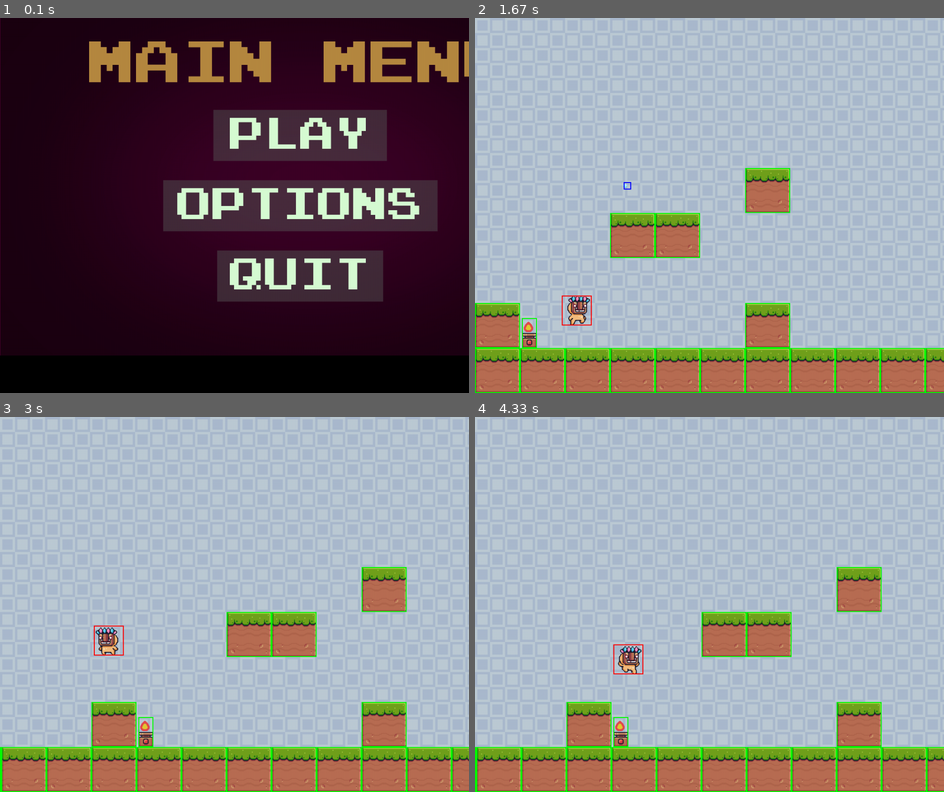
Above: before the commit, frames 1-4 (two rows, left to right).
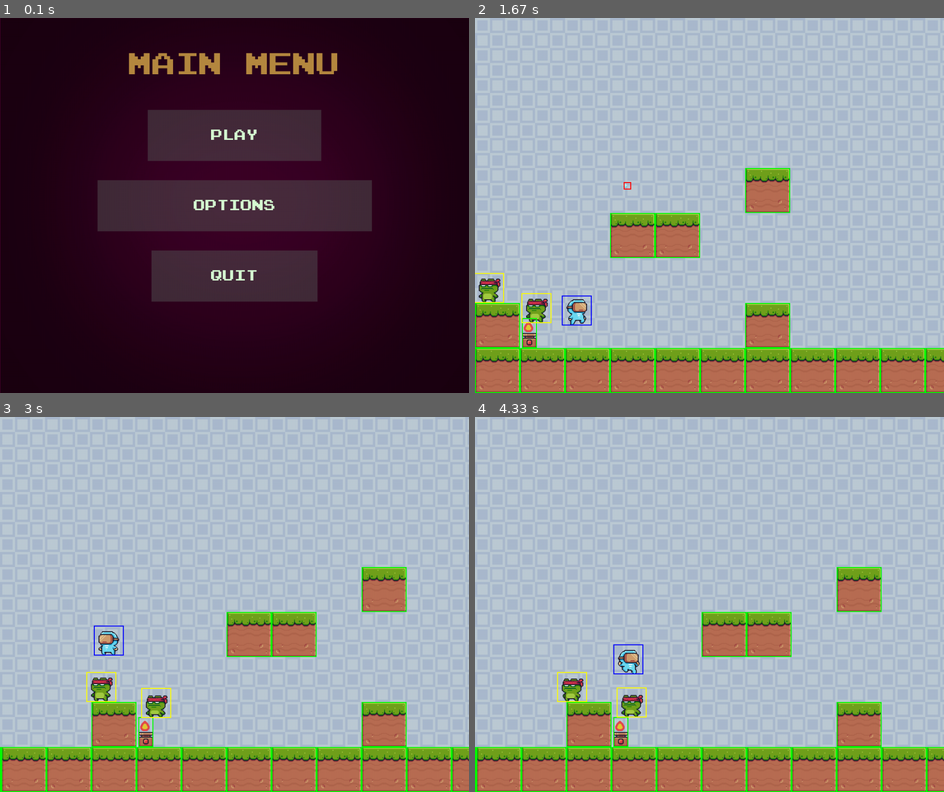
Above: after the commit, the same moments.

Repository: AlexFedczuk/Juego_con_Pygame
Game: pygame game, started from main.py
Same seed, same stepped clock (60 frames per second), same inputs: the game is played once before the commit and once after it.
Inputs (mouse positions are in pixels of both pictures, inside the frame that each line leads up to):
- Up to frame 1 (0.1 s): no input
- Up to frame 2 (1.67 s): click "PLAY" at 0.38 s; hold D 0.67-1.13 s; move the mouse to (690, 220) at 0.7 s; click (709, 231) at 1.22 s; hold D from 1.5 s (still down); tap Space at 1.57 s
- Up to frame 3 (3 s): tap Space at 1.87, 2.07, 2.37, 2.63, 2.93 s; release D at 1.97 s; hold A 2-2.53 s; hold A 2.57-2.97 s
- Up to frame 4 (4.33 s): hold D 3-3.63 s; tap Space at 3.07, 3.37, 3.73, 4.03, 4.23 s; hold A 3.67-4.13 s; hold D from 4.17 s (still down)

The runs differ from the first frame. In frame 1, 30% of the frame differs, in the area x 0-100%, y 6-100%; in frame 2, 1.0%; in frame 3, 1.0%; in frame 4, 1.0%.

Commit message:
good and bad

Diff:
--- /dev/null
+++ b/class_enemie.py
@@ -0,0 +1,100 @@
+import pygame
+
+from constants import ANIMATION_DELAY, GRAVITY
+from class_proyectile import Proyectile
+
+class Enemie(pygame.sprite.Sprite):
+    def __init__(self, x, y, width, height, load_sprite_sheets, proyectile_image_path:str) -> None:
+        super().__init__()
+        self.rect = pygame.Rect(x, y, width, height)
+        self.x_vel = 0
+        self.y_vel = 0
+        self.mask = None
+        self.direction = "left"
+        self.animation_count = 0
+        self.fall_count = 0
+        self.SPRITES = load_sprite_sheets
+        self.ANIMATION_DELAY = ANIMATION_DELAY
+        self.hit = False
+        self.hit_count = 0
+        self.proyectiles_shooted = []
+        self.proyectile_image_path = proyectile_image_path
+
+    def move(self, dx, dy):
+        self.rect.x += dx
+        self.rect.y += dy
+
+    def move_left(self, vel):
+        self.x_vel = -vel
+        if self.direction != "left":
+            self.direction = "left"
+            self.animation_count = 0
+
+    def move_right(self, vel):
+        self.x_vel = vel
+        if self.direction != "right":
+            self.direction = "right"
+            self.animation_count = 0
+
+    def jump(self):
+        self.y_vel = -GRAVITY * 8 #Puede que esto no funcione...
+        self.animation_count = 0
+        self.jump_count += 1
+        if self.jump_count == 1:
+            self.fall_count = 0
+
+    def make_hit(self):
+        self.hit = True
+        self.hit_count = 0
+
+    def loop(self, fps):
+        self.y_vel += min(1, (self.fall_count / fps) * GRAVITY) # Esto es para simular una gravedad/aceleracion "realista".
+        self.move(self.x_vel, self.y_vel)
+
+        if self.hit:
+            self.hit_count += 1
+        if self.hit_count > fps * 2:
+            self.hit = False
+            self.hit_count = 0
+
+        self.fall_count += 1
+        self.update_sprite()
+
+    def landed(self):
+        self.fall_count = 0
+        self.y_vel = 0
+        self.jump_count = 0
+
+    def hit_head(self):
+        self.count = 0
+        self.y_vel *= -1
+
+    def update_sprite(self) -> None:
+        sprite_sheet = "idle"
+
+        if self.hit:
+            sprite_sheet = "hit"
+        elif self.y_vel < 0:
+            if self.jump_count == 1:
+                sprite_sheet = "jump"
+        elif self.y_vel > GRAVITY * 2:
+            sprite_sheet = "fall"
+        elif self.x_vel != 0:
+            sprite_sheet = "run"
+
+        sprite_sheet_name = sprite_sheet + "_" + self.direction
+        sprites = self.SPRITES[sprite_sheet_name]
+        sprite_index = (self.animation_count // self.ANIMATION_DELAY) % len(sprites)
+        self.sprite = sprites[sprite_index]
+        self.animation_count += 1
+        self.update()
+
+    def update(self):
+        self.rect =  self.sprite.get_rect(topleft=(self.rect.x, self.rect.y))
+        self.mask = pygame.mask.from_surface(self.sprite)
+
+    def draw(self, win:pygame.Surface, offset_x:int):
+        win.blit(self.sprite, (self.rect.x - offset_x, self.rect.y))
+
+    def create_proyectile(self, image_path:str, direction:str):
+        return Proyectile(self.rect.x + 50, self.rect.y + 30, image_path, direction)
--- a/constants.py
+++ b/constants.py
@@ -4,6 +4,7 @@
 COLOR = (255, 0, 0)
 FPS = 60
 PLAYER_VEL = 5
+ENEMIE_VEL = 1
 GRAVITY = 1
 ANIMATION_DELAY = 4
 # Velocidad del proyectile
@@ -15,6 +16,6 @@
 WIDTH = 1000
 HEIGHT = 800
 WINDOW = pygame.display.set_mode((WIDTH, HEIGHT))
-BACK_GROUND_IMAGE = pygame.image.load(r"assets\Background.png")
+BACK_GROUND_IMAGE = pygame.transform.scale(pygame.image.load(r"assets\Background.png"), (WIDTH, HEIGHT))
 # Fuentes
 FONT_PATH = r"assets\font.ttf"
--- a/controller_game.py
+++ b/controller_game.py
@@ -5,9 +5,10 @@
 from class_player import Player
 from classe_block import Block
 from class_fire import Fire
+from class_enemie import Enemie
 
 def controller_play_game():
-    pygame.display.set_caption("Juego en desarrollo...")
+    pygame.display.set_caption("Juego en desarrollo... - Juego")
 
     window = pygame.display.set_mode((WIDTH, HEIGHT))
 
@@ -18,14 +19,18 @@
     scroll_area_width = 200
 
     # Objetos
-    player = Player(0, 0, 50, 50, load_sprite_sheets("MainCharacters", "MaskDude", 32, 32, True), r"assets\Traps\Sand Mud Ice\Ice Particle.png")
+    player = Player(0, 0, 50, 50, load_sprite_sheets("Player", "VirtualGuy", 32, 32, True), r"assets\Traps\Sand Mud Ice\Ice Particle.png")
+    enemies = [
+        Enemie(0, 0, 50, 50, load_sprite_sheets("Enemies", "NinjaFrog", 32, 32, True), r"assets\Traps\Sand Mud Ice\Mud Particle.png"),
+        Enemie(100, 0, 50, 50, load_sprite_sheets("Enemies", "NinjaFrog", 32, 32, True), r"assets\Traps\Sand Mud Ice\Mud Particle.png")
+    ]
     # blocks = [Block(0, HEIGHT - block_size, block_size, get_block)]
     block_size = 96
     floor = [Block(i * block_size, HEIGHT - block_size, block_size, get_block) for i in range(-WIDTH // block_size, WIDTH * 2 // block_size)]
     fire = Fire(100, HEIGHT - block_size - 64, 16, 32, load_sprite_sheets)
     fire.on()
     objects = [
-    *floor,
+        *floor,
         Block(0, HEIGHT - block_size * 2, block_size, get_block),
         Block(block_size * 6, HEIGHT - block_size * 2, block_size, get_block),
         Block(block_size * 3, HEIGHT - block_size * 4, block_size, get_block),
@@ -50,12 +55,14 @@
                 player.proyectiles_shooted.append(player.create_proyectile(player.proyectile_image_path, player.direction))
 
         player.loop(FPS)
+        for enemie in enemies:
+            enemie.loop(FPS)
         fire.loop()
-        handle_move(player, objects)
-        draw(window, background, bg_image, player, objects, offset_x, proyectile)
+        handle_move(player, objects, enemies)
+        draw(window, background, bg_image, player, objects, offset_x, enemies)
 
         offset_x = scroll_screen(player, offset_x, scroll_area_width)
 
-        draw_rectangle(window, player, objects, offset_x)
+        draw_rectangle(window, player, objects, enemies, offset_x)
         #print(f"Posicion x del jugador: {player.rect.x}") # Izq. maximo deberia ser -1055. Der. maximo deberia ser 1855.
         pygame.display.update()
--- a/controller_main_menu.py
+++ b/controller_main_menu.py
@@ -1,6 +1,6 @@
 import pygame
 
-from constants import WINDOW, BACK_GROUND_IMAGE, FONT_PATH
+from constants import WINDOW, BACK_GROUND_IMAGE, FONT_PATH, WIDTH
 from colors import LIGHT_BROWN, SUPER_LIGHT_GREEN, WHITE
 from funtions import get_font
 from class_button import Button
@@ -10,16 +10,18 @@
 def controller_main_menu():
     running = True
     while running:
+        pygame.display.set_caption("Juego en desarrollo... - Menu principal")
+
         WINDOW.blit(BACK_GROUND_IMAGE, (0, 0))
 
         mouse_position_main_menu = pygame.mouse.get_pos()
 
-        MAIN_MENU_TEXT = get_font(FONT_PATH, 100).render("MAIN MENU", True, LIGHT_BROWN)
-        MENU_RECT = MAIN_MENU_TEXT.get_rect(center=(640, 100))
+        MAIN_MENU_TEXT = get_font(FONT_PATH, 50).render("MAIN MENU", True, LIGHT_BROWN)
+        MENU_RECT = MAIN_MENU_TEXT.get_rect(center=(WIDTH/2, 100))
 
-        PLAY_BUTTON = Button(pygame.image.load(r"assets\Play Rect.png"), 640, 250, "PLAY", get_font(FONT_PATH, 75), SUPER_LIGHT_GREEN, WHITE)
-        OPTIONS_BUTTON = Button(pygame.image.load(r"assets\Options Rect.png"), 640, 400, "OPTIONS", get_font(FONT_PATH, 75), SUPER_LIGHT_GREEN, WHITE)
-        QUIT_BUTTON = Button(pygame.image.load(r"assets\Quit Rect.png"), 640, 550, "QUIT", get_font(FONT_PATH, 75), SUPER_LIGHT_GREEN, WHITE)
+        PLAY_BUTTON = Button(pygame.image.load(r"assets\Play Rect.png"), WIDTH/2, 250, "PLAY", get_font(FONT_PATH, 25), SUPER_LIGHT_GREEN, WHITE)
+        OPTIONS_BUTTON = Button(pygame.image.load(r"assets\Options Rect.png"), WIDTH/2, 400, "OPTIONS", get_font(FONT_PATH, 25), SUPER_LIGHT_GREEN, WHITE)
+        QUIT_BUTTON = Button(pygame.image.load(r"assets\Quit Rect.png"), WIDTH/2, 550, "QUIT", get_font(FONT_PATH, 25), SUPER_LIGHT_GREEN, WHITE)
 
         WINDOW.blit(MAIN_MENU_TEXT, MENU_RECT)
 
@@ -36,5 +38,6 @@
                 if OPTIONS_BUTTON.checkForInput(mouse_position_main_menu):
                     controller_options_menu()
                 if QUIT_BUTTON.checkForInput(mouse_position_main_menu):
+                    print("Cerrando juego.")
                     running = False
         pygame.display.update()
--- a/controller_option.py
+++ b/controller_option.py
@@ -1,22 +1,24 @@
 import pygame, sys
 
-from constants import WINDOW, FONT_PATH
-from colors import WHITE, BLACK
+from constants import WINDOW, FONT_PATH, WIDTH
+from colors import WHITE, BLACK, GREEN
 from funtions import get_font
 from class_button import Button
 
 def controller_options_menu():
+    pygame.display.set_caption("Juego en desarrollo... - Menu de Opciones")
+
     running = True
     while running:
             options_mouse_position = pygame.mouse.get_pos()
 
             WINDOW.fill(WHITE)
 
-            OPTIONS_TEXT_FONT = get_font(FONT_PATH, 45).render("This is the OPTIONS screen.", True, BLACK)
-            OPTIONS_RECT = OPTIONS_TEXT_FONT.get_rect(center=(640, 260))
+            OPTIONS_TEXT_FONT = get_font(FONT_PATH, 20).render("This is the OPTIONS screen.", True, BLACK)
+            OPTIONS_RECT = OPTIONS_TEXT_FONT.get_rect(center=(WIDTH/2, 260))
             WINDOW.blit(OPTIONS_TEXT_FONT, OPTIONS_RECT)
 
-            OPTIONS_BACK_BUTTON = Button(None, 640, 460, "BACK", get_font(FONT_PATH, 75), BLACK, "Green")
+            OPTIONS_BACK_BUTTON = Button(None, WIDTH/2, 460, "BACK", get_font(FONT_PATH, 30), BLACK, GREEN)
 
             OPTIONS_BACK_BUTTON.changeColor(options_mouse_position)
             OPTIONS_BACK_BUTTON.update(WINDOW)
--- a/funtions.py
+++ b/funtions.py
@@ -2,10 +2,12 @@
 
 from os import listdir
 from os.path import isfile, join
-from constants import WIDTH, HEIGHT, PLAYER_VEL, RIGHT_EDGE_SCREEN, LEFT_EDGE_SCREEN
+from constants import WIDTH, HEIGHT, PLAYER_VEL, RIGHT_EDGE_SCREEN, LEFT_EDGE_SCREEN, ENEMIE_VEL
 from class_object import Object
 from class_player import Player
 from class_proyectile import Proyectile
+from class_enemie import Enemie
+from colors import RED, BLUE, YELLOW, GREEN
 
 def get_background(name):
     image = pygame.image.load(join("assets", "Background", name))
@@ -21,7 +23,7 @@
 
     return tiles, image
 
-def draw(window:pygame.Surface, background, bg_image, player:Player, objects:list[pygame.Surface], offset_x:int, proyectile:Proyectile):
+def draw(window:pygame.Surface, background, bg_image, player:Player, objects:list[pygame.Surface], offset_x:int, enemies:list[Enemie]):
     for tile in background:
         window.blit(bg_image, tile)
 
@@ -29,22 +31,24 @@
         object.blit(window, offset_x)
 
     player.draw(window, offset_x)
+    for enemie in enemies:
+        enemie.draw(window, offset_x)
 
     draw_player_proyectiles(window, offset_x, player)
 
-def collide(player:Player, objects:list[Object], dx:int) -> Object:
-    player.move(dx, 0)
-    player.update()
+def collide(entity:Player or Enemie, objects:list[Object], dx:int) -> Object:
+    entity.move(dx, 0)
+    entity.update()
 
     collided_objects = None
 
     for object in objects:
-        if pygame.sprite.collide_mask(player, object):
+        if pygame.sprite.collide_mask(entity, object):
             collided_objects = object
             break
 
-    player.move(-dx, 0)
-    player.update
+    entity.move(-dx, 0)
+    entity.update
 
     return collided_objects
 
@@ -69,21 +73,35 @@
 
     return collided_proyectile
 
-def handle_move(player:Player, objects:list[pygame.Surface]):
+def handle_move(player:Player, objects:list[pygame.Surface], enemies:list[Enemie]):
     keys = pygame.key.get_pressed()
 
     player.x_vel = 0
-    collide_left = collide(player, objects, -PLAYER_VEL * 2)
-    collide_right = collide(player, objects, PLAYER_VEL * 2)
 
-    if keys[pygame.K_a] and not collide_left:
+    player_collide_left = collide(player, objects, -PLAYER_VEL * 2)
+    player_collide_right = collide(player, objects, PLAYER_VEL * 2)
+
+    if keys[pygame.K_a] and not player_collide_left:
         player.move_left(PLAYER_VEL)
-    if keys[pygame.K_d] and not collide_right:
+    if keys[pygame.K_d] and not player_collide_right:
         player.move_right(PLAYER_VEL)
 
     vertical_collide = handle_vertical_collision(player, objects, player.y_vel)
 
-    to_check = [collide_left, collide_right, *vertical_collide]
+    for enemie in enemies:
+        enemie.x_vel = 0
+
+        enemie_collide_left = collide(enemie, objects, -ENEMIE_VEL * 2)
+        enemie_collide_right = collide(enemie, objects, ENEMIE_VEL * 2)
+
+        if enemie_collide_right:
+            enemie.move_left(ENEMIE_VEL)
+        elif enemie_collide_left:
+            enemie.move_right(ENEMIE_VEL)
+
+        handle_vertical_collision(enemie, objects, enemie.y_vel)
+
+    to_check = [player_collide_left, player_collide_right, *vertical_collide]
 
     for object in to_check:
         if object and object.name == "fire":
@@ -92,17 +110,17 @@
     collide_proyectile(player, objects)
 
 
-def handle_vertical_collision(player:Player, objects:list[Object], dy:int) -> list[pygame.Surface]:
+def handle_vertical_collision(entity:Player or Enemie, objects:list[Object], dy:int) -> list[pygame.Surface]:
     collided_objects = []
 
     for object in objects:
-        if pygame.sprite.collide_mask(player, object):
+        if pygame.sprite.collide_mask(entity, object):
             if dy > 0:
-                player.rect.bottom = object.rect.top
-                player.landed()
+                entity.rect.bottom = object.rect.top
+                entity.landed()
             elif dy < 0:
-                player.rect.top = object.rect.bottom
-                player.hit_head()
+                entity.rect.top = object.rect.bottom
+                entity.hit_head()
 
             collided_objects.append(object)
 
@@ -152,12 +170,14 @@
     return offset_x
 
 
-def draw_rectangle(window:pygame.Surface, player:Player, object_list:list[Object], offset_x:int):
-    pygame.draw.rect(window, (255, 0, 0), (player.rect.x - offset_x, player.rect.y, player.rect.width, player.rect.height), 2) # 100, 200, 50, 100
+def draw_rectangle(window:pygame.Surface, player:Player, object_list:list[Object], enemies:list[Enemie], offset_x:int):
+    pygame.draw.rect(window, BLUE, (player.rect.x - offset_x, player.rect.y, player.rect.width, player.rect.height), 2) # 100, 200, 50, 100
     for object in object_list:
-        pygame.draw.rect(window, (0, 255, 0), (object.rect.x - offset_x, object.rect.y, object.rect.width, object.rect.height), 2)
+        pygame.draw.rect(window, GREEN, (object.rect.x - offset_x, object.rect.y, object.rect.width, object.rect.height), 2)
     for proyectile in player.proyectiles_shooted:
-        pygame.draw.rect(window, (0, 0, 255), (proyectile.rect.x - offset_x, proyectile.rect.y, proyectile.rect.width, proyectile.rect.height), 2)
+        pygame.draw.rect(window, RED, (proyectile.rect.x - offset_x, proyectile.rect.y, proyectile.rect.width, proyectile.rect.height), 2)
+    for enemie in enemies:
+        pygame.draw.rect(window, YELLOW, (enemie.rect.x - offset_x, enemie.rect.y, enemie.rect.width, enemie.rect.height), 2)
 
 def draw_player_proyectiles(window:pygame.Surface, offset_x:int, player:Player):
     if player.proyectiles_shooted != []:
Renamed: assets/MainCharacters/Appearing (96x96).png -> assets/Enemies/Appearing (96x96).png
Renamed: assets/MainCharacters/Desappearing (96x96).png -> assets/Enemies/Desappearing (96x96).png
Renamed: assets/MainCharacters/MaskDude/double_jump.png -> assets/Enemies/MaskDude/double_jump.png
Renamed: assets/MainCharacters/MaskDude/fall.png -> assets/Enemies/MaskDude/fall.png
Renamed: assets/MainCharacters/MaskDude/hit.png -> assets/Enemies/MaskDude/hit.png
Renamed: assets/MainCharacters/MaskDude/idle.png -> assets/Enemies/MaskDude/idle.png
Renamed: assets/MainCharacters/MaskDude/jump.png -> assets/Enemies/MaskDude/jump.png
Renamed: assets/MainCharacters/MaskDude/run.png -> assets/Enemies/MaskDude/run.png
Renamed: assets/MainCharacters/MaskDude/wall_jump.png -> assets/Enemies/MaskDude/wall_jump.png
Renamed: assets/MainCharacters/NinjaFrog/double_jump.png -> assets/Enemies/NinjaFrog/double_jump.png
Renamed: assets/MainCharacters/NinjaFrog/fall.png -> assets/Enemies/NinjaFrog/fall.png
Renamed: assets/MainCharacters/NinjaFrog/hit.png -> assets/Enemies/NinjaFrog/hit.png
(and 20 more such lines)
